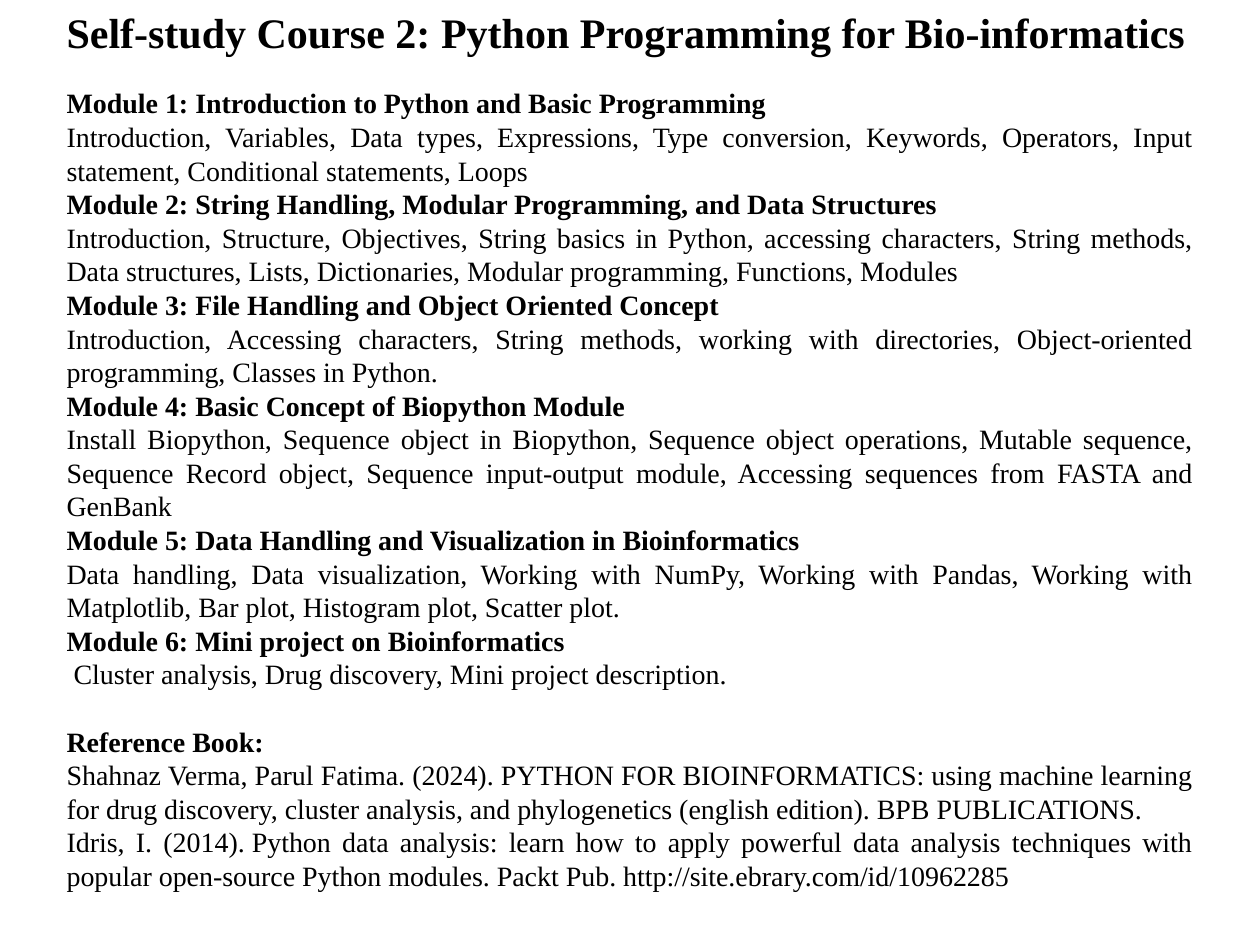
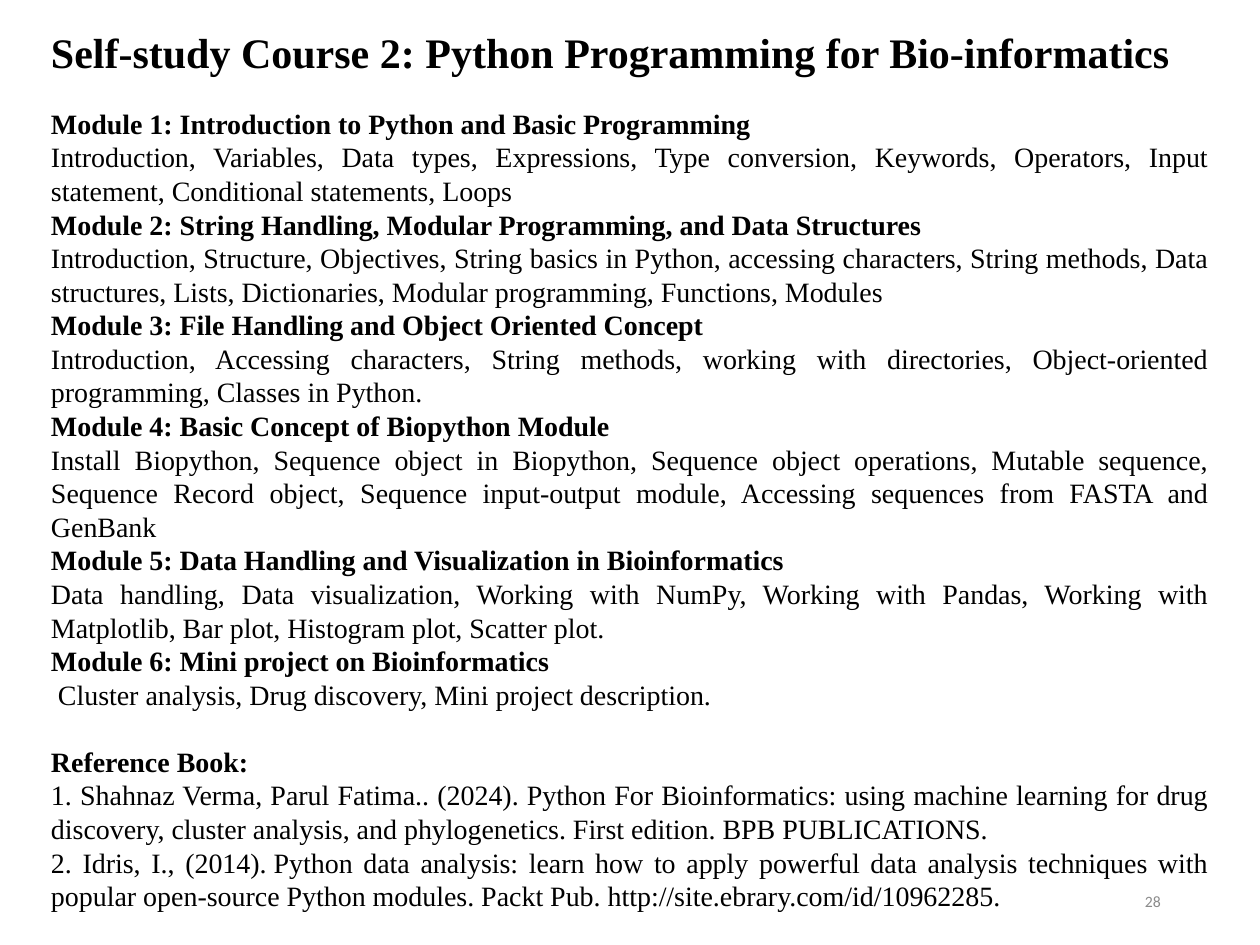
Before and after one commit to Vinoth0202/Training-to-Divya, a slide deck: slide 28 of DC - Dhivya G.pptx (slide 29 before the commit). Drawn at 1260x945 pixels with LibreOffice and Linux fonts; fonts in the diff are those of the drawing. Boxes give left, top, right and bottom in pixels: in the first picture for what was removed or moved away, otherwise in the second. Text is boxed around its words. In the diff, an @@ line names an element or a change of style, - is before the commit and + after.

```diff
--- a/DC - Dhivya G.pptx
+++ b/DC - Dhivya G.pptx
@@ text "Self-study Course 2: Python Programming ...": place and size @@
-text "Self-study Course 2: Python Programming ..." at <box>67,18,1193,891</box>
+text "Self-study Course 2: Python Programming ..." at <box>51,38,1208,912</box>
@@ text at <box>51,785,1208,912</box>: text changed @@
-Shahnaz Verma, Parul Fatima. (2024). PYTHON FOR BIOINFORMATICS: using machine learning for drug discovery, cluster analysis, and phylogenetics (english edition). BPB PUBLICATIONS.
-Idris, I. (2014). Python data analysis: learn how to apply powerful data analysis techniques with popular open-source Python modules. Packt Pub. http://site.ebrary.com/id/10962285
+1. Shahnaz Verma, Parul Fatima.. (2024). Python For Bioinformatics: using machine learning for drug discovery, cluster analysis, and phylogenetics. First edition. BPB PUBLICATIONS.
+2. Idris, I., (2014). Python data analysis: learn how to apply powerful data analysis techniques with popular open-source Python modules. Packt Pub. http://site.ebrary.com/id/10962285.
@@ page number added at <box>1145,896,1161,907</box>, 9 pt, text #8C8C8C @@
+28
```
Also in this commit, not shown: 28 other slides changed, 2 slides added, 4 slides removed, 1 other file.
